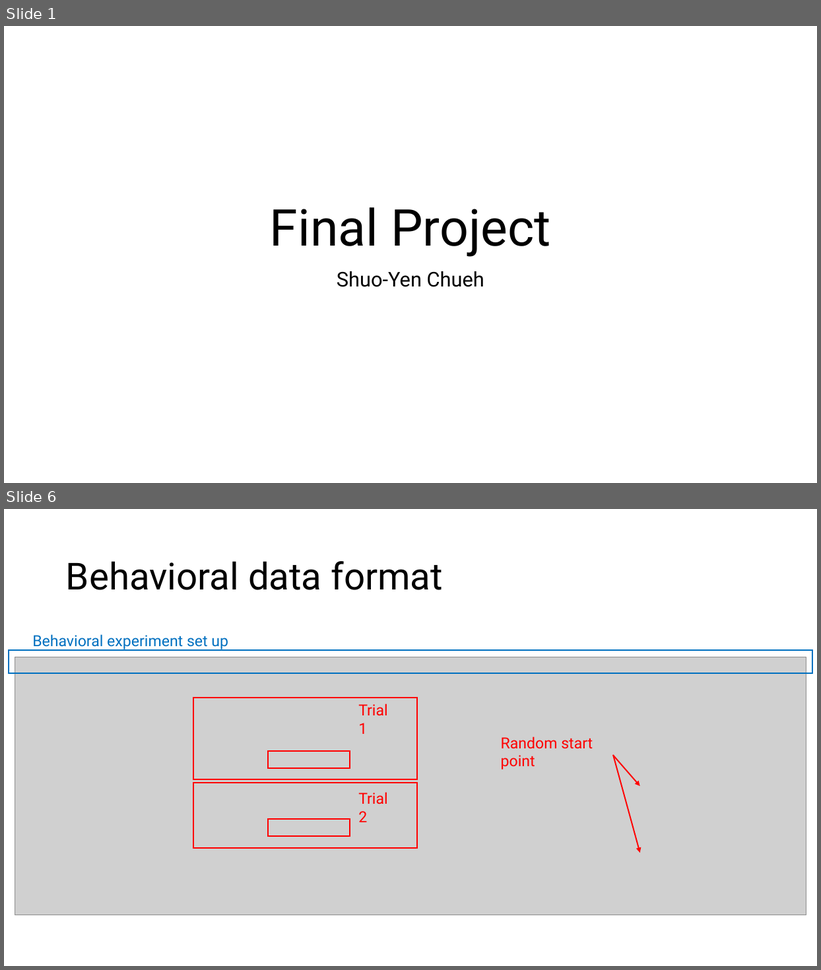
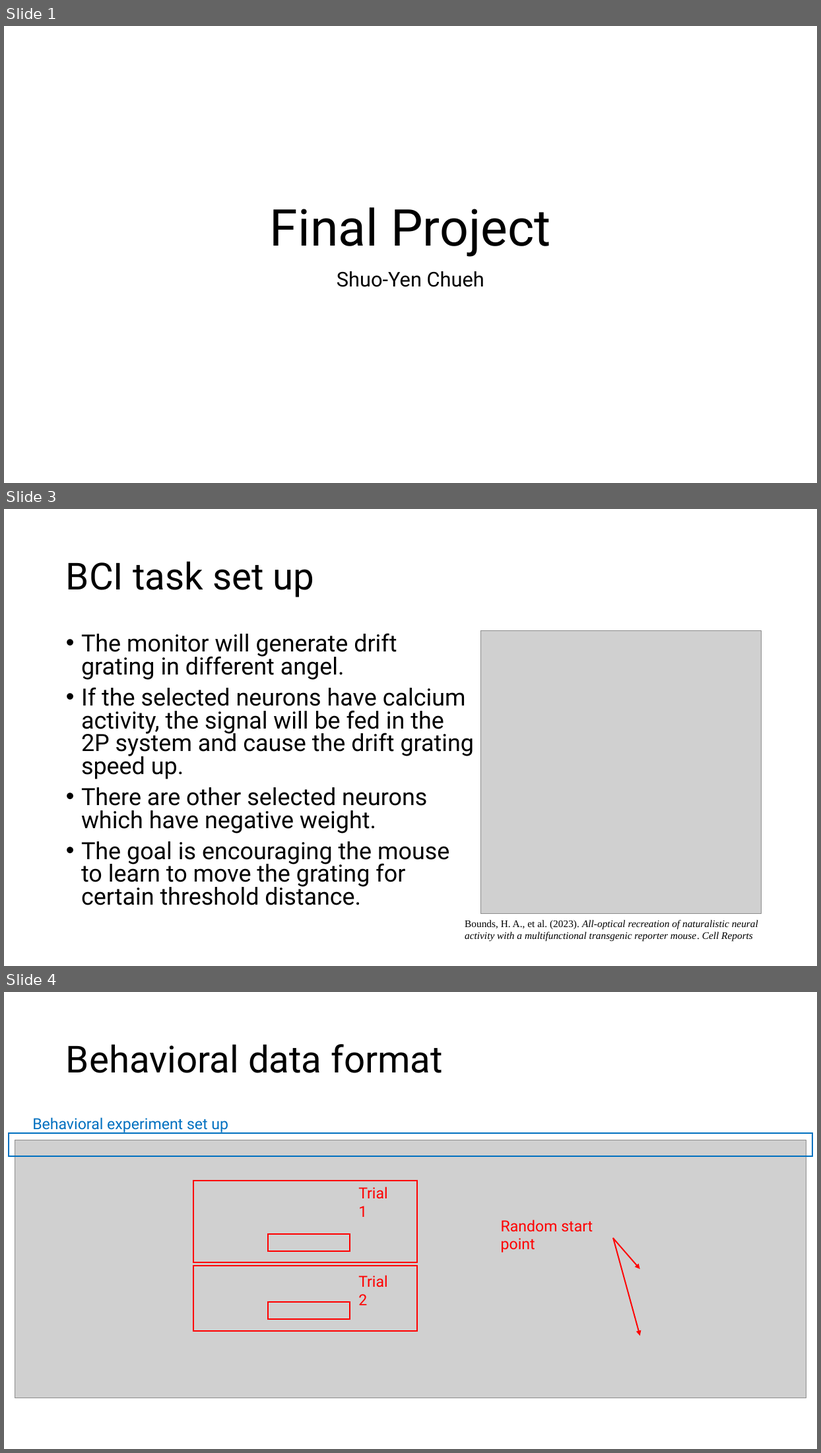
Before and after one commit to ChuehSY/FinalProject_ComSkillNeuro, a slide deck: Final presentation.pptx. Shown one above the other, each under a label of ours: slides 1 and 6 before the commit, slides 1, 3 and 4 after it; the slides between them are not shown. The pictures are 821x970 and 821x1453 pixels, drawn with LibreOffice and Linux fonts; fonts in the diff are those of the drawing; grey boxes stand for pictures. Boxes give left, top, right and bottom in pixels: in the first picture for what was removed or moved away, otherwise in the second. Text is boxed around its words. In the diff, an @@ line names an element or a change of style, - is before the commit and + after.

```diff
--- a/Final presentation.pptx
+++ b/Final presentation.pptx
@@ slide 3 added at [4, 509, 817, 966], background #FFFFFF @@
@@ title added at [66, 561, 315, 597], 44 pt, text #000000 @@
+BCI task set up
@@ text added at [81, 633, 475, 906], 28 pt, text #000000 @@
+• The monitor will generate drift grating in different angel.
+• If the selected neurons have calcium activity, the signal will be fed in the 2P system and cause the drift grating speed up.
+• There are other selected neurons which have negative weight.
+• The goal is encouraging the mouse to learn to move the grating for certain threshold distance.
@@ picture added at [481, 631, 761, 915] @@
@@ text added at [465, 920, 758, 942], 12 pt, text #000000, italic @@
+Bounds, H. A., et al. (2023). All-optical recreation of naturalistic neural activity with a multifunctional transgenic reporter mouse. Cell Reports
@@ what was slide 6 is now slide 4 @@
```
Also in this commit, not shown: 1 slide changed, 4 other slides added, 7 slides removed.
